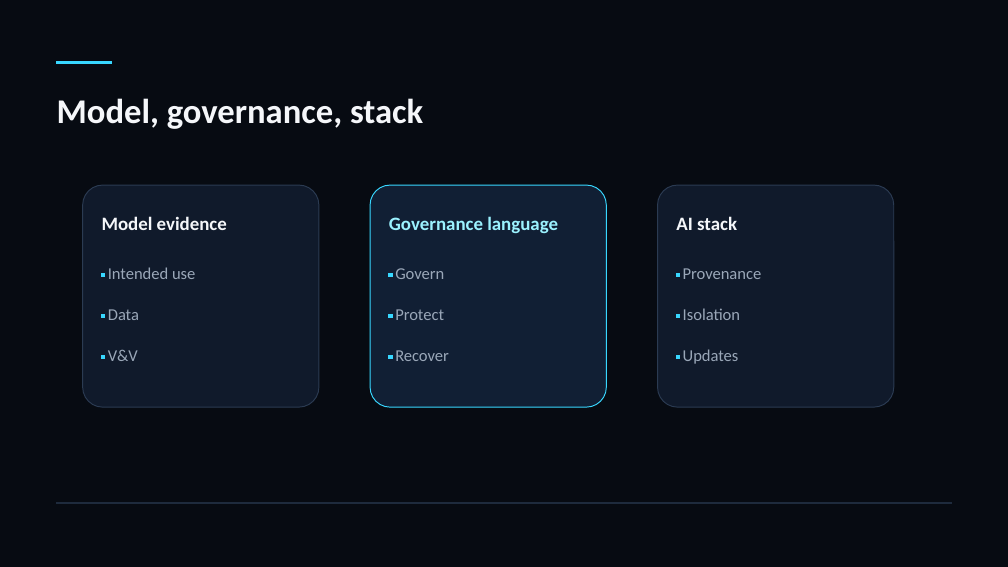
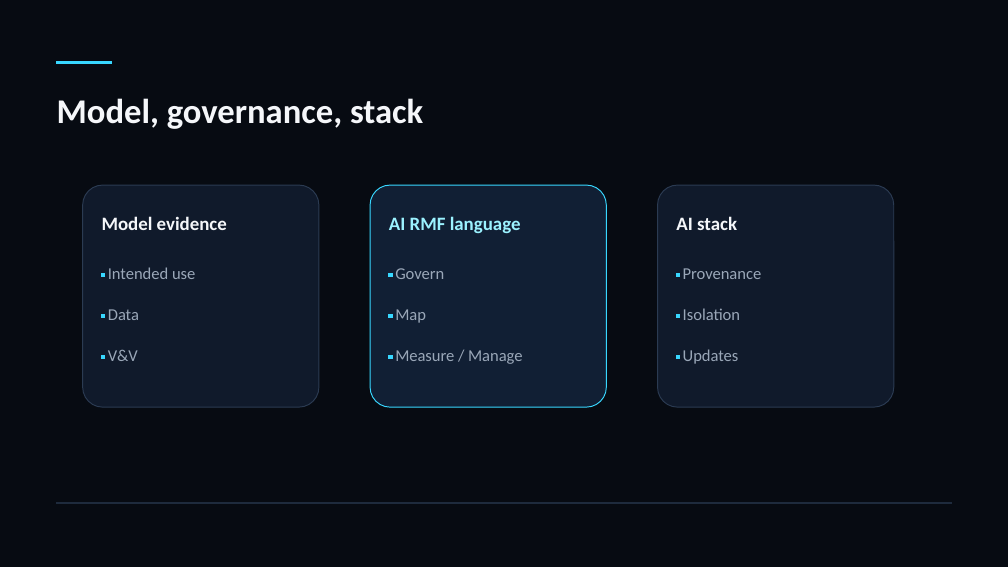
Before and after one commit to JasonLn0711/cybersec-2026-ai-samd-talk, a slide deck: slide 7 of outputs/deck/cybersec-2026-ai-samd-compact-optimized.pptx. Drawn at 1008x567 pixels with LibreOffice and Linux fonts; fonts in the diff are those of the drawing. Boxes give left, top, right and bottom in pixels: in the first picture for what was removed or moved away, otherwise in the second. Text is boxed around its words. In the diff, an @@ line names an element or a change of style, - is before the commit and + after.

```diff
--- a/outputs/deck/cybersec-2026-ai-samd-compact-optimized.pptx
+++ b/outputs/deck/cybersec-2026-ai-samd-compact-optimized.pptx
@@ text at [389, 216, 521, 233]: text changed @@
-Governance language
+AI RMF language
@@ text at [395, 309, 426, 323]: text changed @@
-Protect
+Map
@@ text at [395, 350, 522, 364]: text changed @@
-Recover
+Measure / Manage
```
Also in this commit, not shown: 3 other slides changed, 18 other files.
